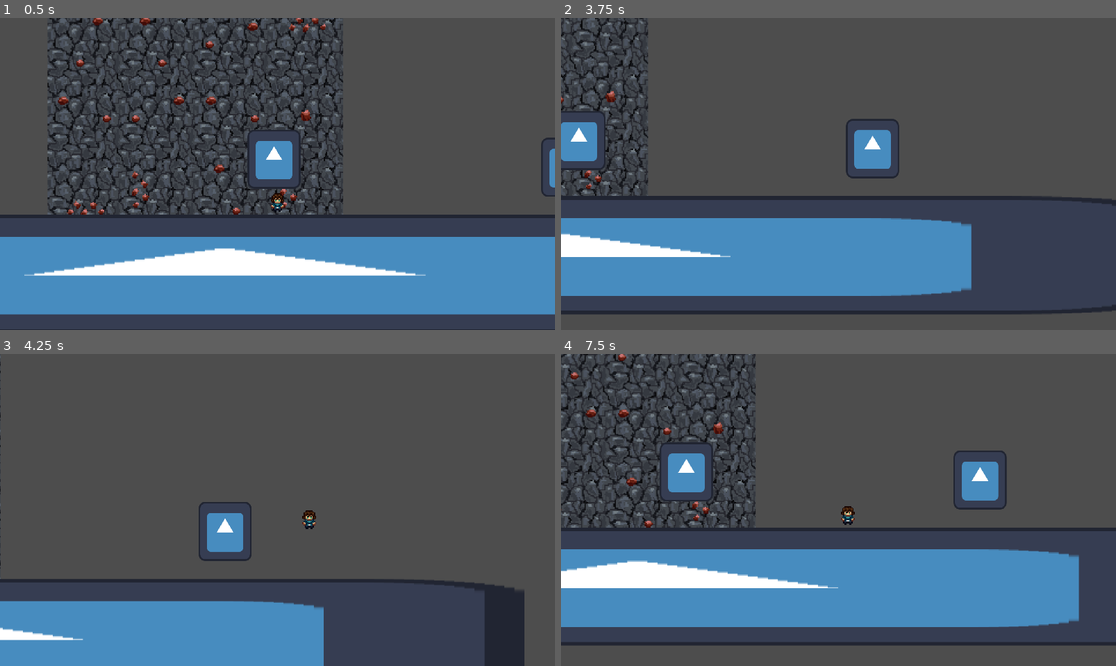
Above: before the commit, frames 1-4 (two rows, left to right).
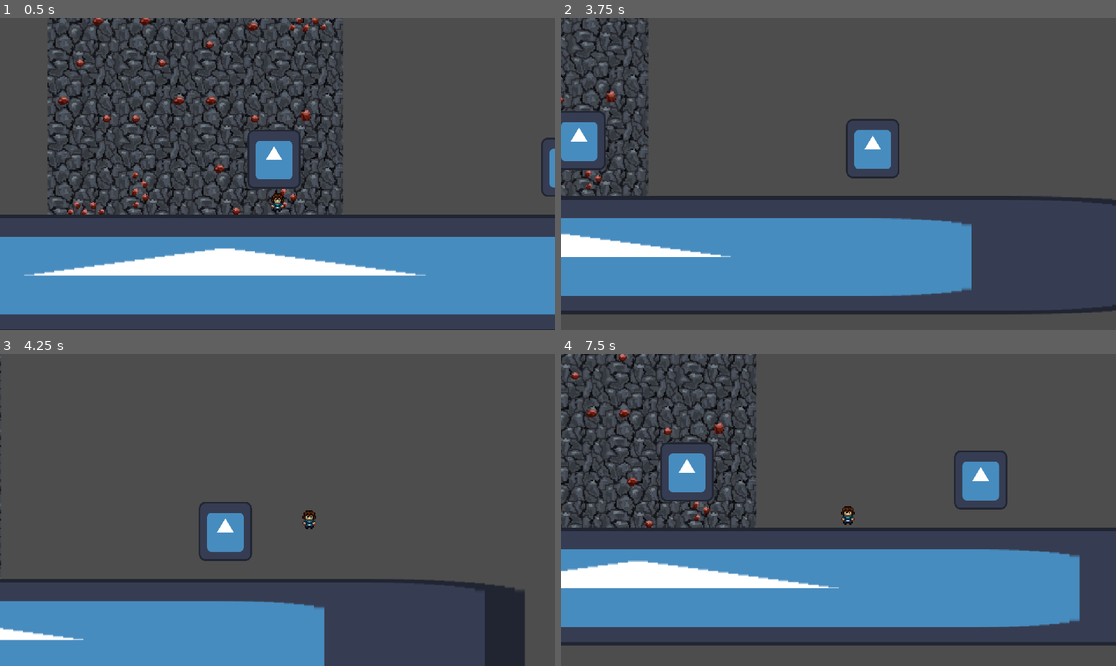
Above: after the commit, the same moments.

Repository: Tylefrost/Dyno
Game: Godot game, scene res://level_1.tscn
The game is run twice, just before and just after one commit, with the same random seed, the same clock (stepped at 60 frames per second) and the same inputs. The engine's default icon, where the game draws it, is replaced by a stand-in: a white triangle on a blue panel in a dark square.
Inputs (mouse positions are in pixels of both pictures, inside the frame that each line leads up to):
- Up to frame 1 (0.5 s): no input
- Up to frame 2 (3.75 s): move the mouse to (960, 158) at 0.52 s; hold D (right) 0.53-2.03 s; click (960, 158) at 0.6 s; tap Space (jump) at 0.77, 1.52, 3.02 s; move the mouse to (727, 189) at 1.27 s; click (727, 189) at 1.35 s; move the mouse to (894, 105) at 2.02 s; hold A (left) 2.03-2.78 s; click (894, 105) at 2.1 s; move the mouse to (810, 236) at 2.77 s; hold D (right) from 2.78 s (still down); click (810, 236) at 2.85 s; move the mouse to (1005, 220) at 3.52 s; click (1005, 220) at 3.6 s
- Up to frame 3 (4.25 s): keep holding D (right); tap Space (jump) at 3.77 s
- Up to frame 4 (7.5 s): move the mouse to (672, 463) at 4.27 s; release D (right) at 4.28 s; hold A (left) 4.28-5.03 s; click (672, 463) at 4.35 s; tap Space (jump) at 4.52, 6.02, 6.77 s; move the mouse to (866, 510) at 5.02 s; hold D (right) 5.03-5.78 s; click (866, 510) at 5.1 s; move the mouse to (755, 432) at 5.77 s; hold A (left) 5.78-7.28 s; click (755, 432) at 5.85 s; move the mouse to (960, 494) at 6.52 s; click (960, 494) at 6.6 s; move the mouse to (727, 525) at 7.27 s; hold D (right) from 7.28 s (still down); click (727, 525) at 7.35 s

Frame 1 is identical in both runs. In frame 2, 0.1% of the frame differs, in the area x 0-74%, y 0-88%; in frame 3, 0.1%; in frame 4, 2.3%, in the area x 0-94%, y 0-88%.

Commit message:
Fixed Jittering

Diff:
--- a/player.gd
+++ b/player.gd
@@ -35,13 +35,14 @@
 		velocity.x = 0
 
 func _physics_process(delta):
-	gravity(1)
 	hook()
 	queue_redraw()
 	if hooked:
-		gravity(5)
+		gravity(0)
 		swing(delta)
 		move_and_slide()
+	else:
+		gravity(1)
 
 	if !is_on_floor() or !hooked:
 		num_jumps = 1
